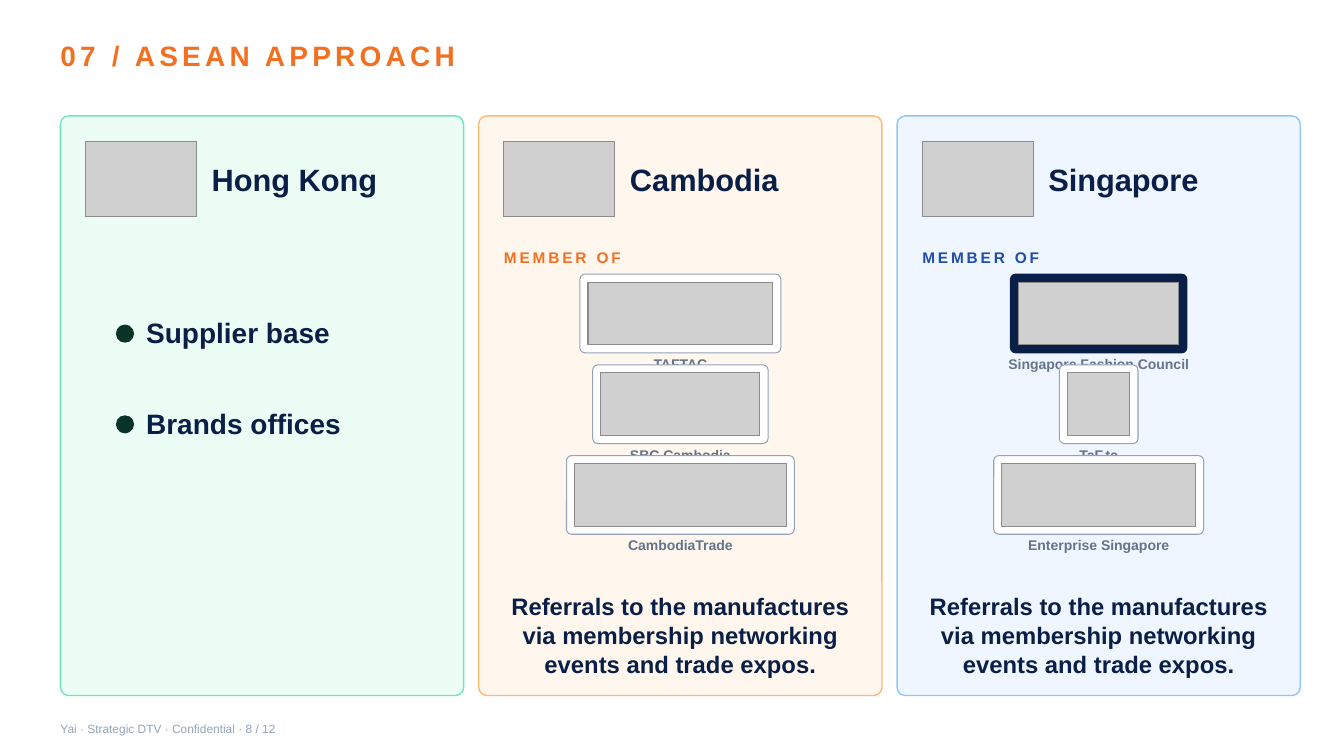
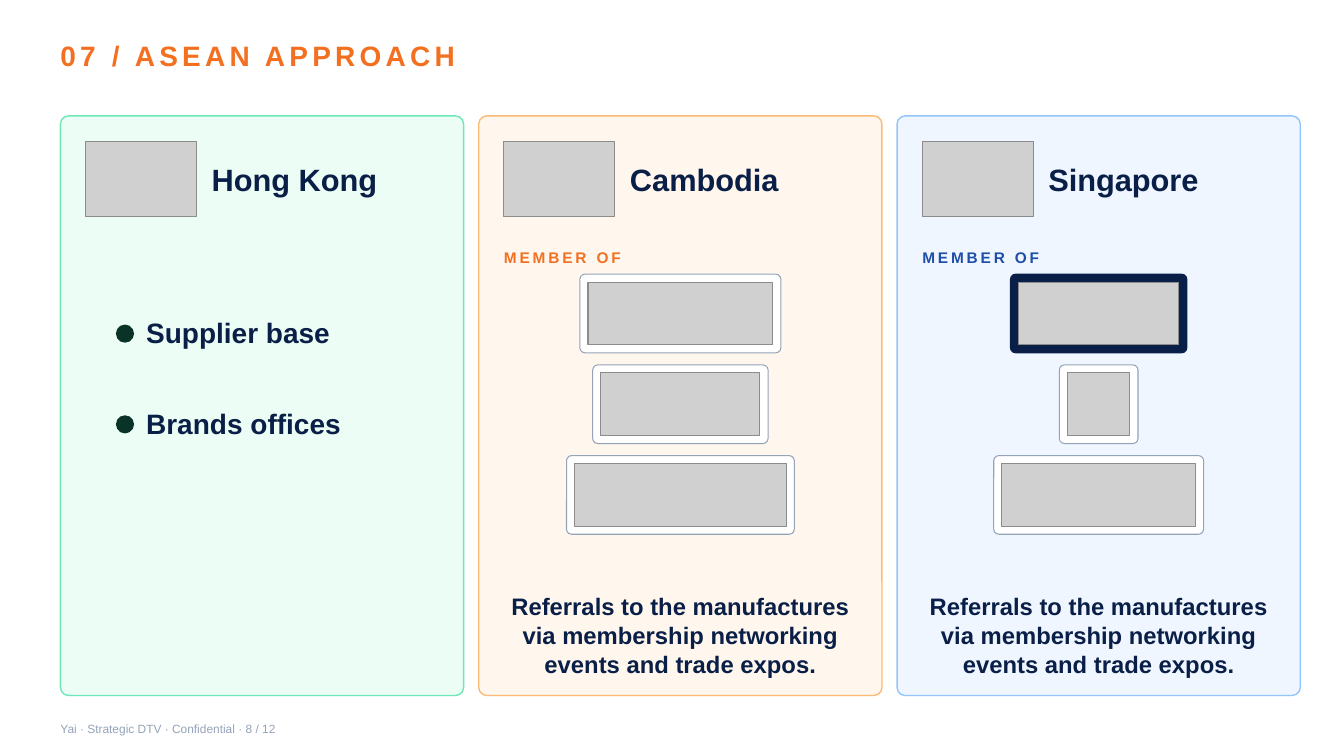
Before and after one commit to yaikhsales/homepage, a slide deck: slide 8 of yaikh-com/deck/Yai-Pitch-Deck.pptx. Drawn at 1344x756 pixels with LibreOffice and Linux fonts; fonts in the diff are those of the drawing; grey boxes stand for pictures. Boxes give left, top, right and bottom in pixels: in the first picture for what was removed or moved away, otherwise in the second. Text is boxed around its words. In the diff, an @@ line names an element or a change of style, - is before the commit and + after.

```diff
--- a/yaikh-com/deck/Yai-Pitch-Deck.pptx
+++ b/yaikh-com/deck/Yai-Pitch-Deck.pptx
@@ text removed at (x1=654, y1=359, x2=708, y2=373) @@
-TAFTAC
@@ text removed at (x1=1008, y1=359, x2=1189, y2=373) @@
-Singapore Fashion Council
@@ text removed at (x1=630, y1=450, x2=730, y2=464) @@
-SBC Cambodia
@@ text removed at (x1=1079, y1=450, x2=1118, y2=464) @@
-TaF.tc
@@ text removed at (x1=628, y1=540, x2=733, y2=550) @@
-CambodiaTrade
@@ text removed at (x1=1028, y1=540, x2=1169, y2=553) @@
-Enterprise Singapore
```
Also in this commit, not shown: 2 other files.
